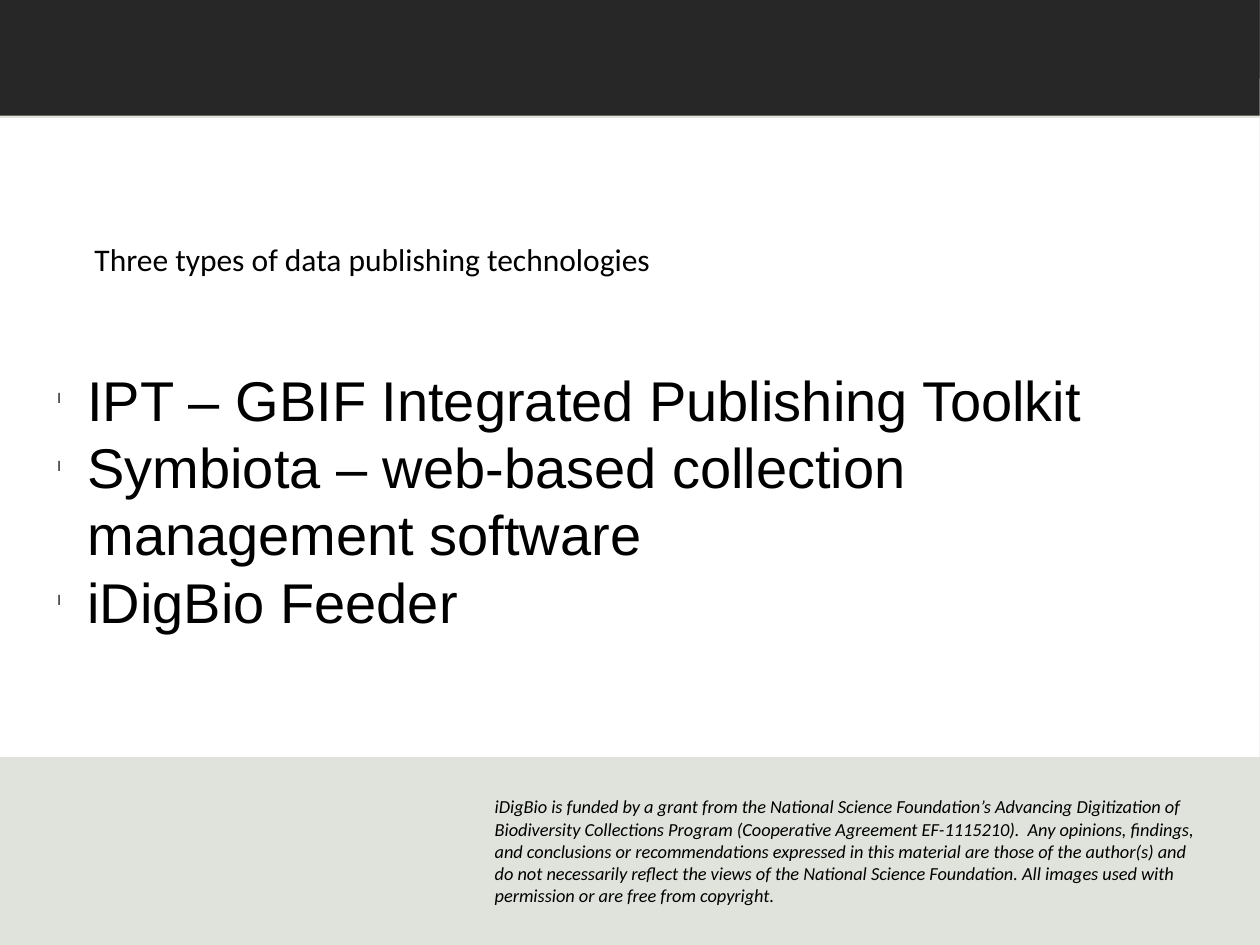
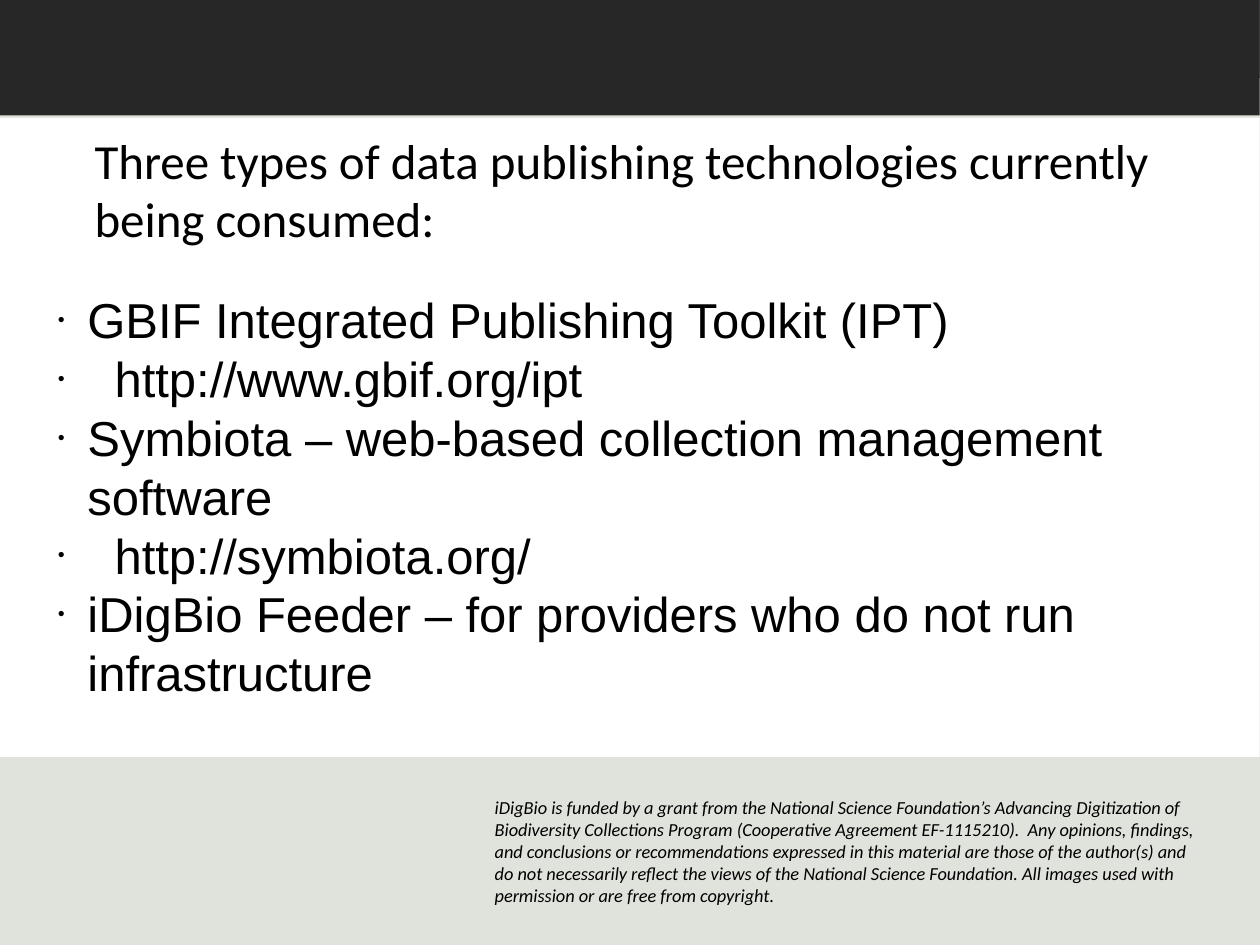
Before and after one commit to danstoner/idigbio-scratch, a slide deck: slide 7 of Dan_CYWG_2014.pptx. Drawn at 1260x945 pixels with LibreOffice and Linux fonts; fonts in the diff are those of the drawing; background and template pictures are left out. Boxes give left, top, right and bottom in pixels: in the first picture for what was removed or moved away, otherwise in the second. Text is boxed around its words. In the diff, an @@ line names an element or a change of style, - is before the commit and + after.

Commit message:
add DwC-A info, diagram image, link to TDWG. Add content to 3 types of publishing.

```diff
--- a/Dan_CYWG_2014.pptx
+++ b/Dan_CYWG_2014.pptx
@@ text at (94,145,1148,246): text changed; size 18 to 28 pt @@
-Three types of data publishing technologies
+Three types of data publishing technologies currently being consumed:
@@ text "GBIF Integrated Publishing Toolkit (IPT)": place and size @@
-text "GBIF Integrated Publishing Toolkit (IPT)" at (87,380,1081,633)
+text "GBIF Integrated Publishing Toolkit (IPT)" at (87,302,1103,692)
@@ text at (87,302,949,407): text changed; size 32 to 28 pt @@
-l IPT – GBIF Integrated Publishing Toolkit
+● GBIF Integrated Publishing Toolkit (IPT)
+● http://www.gbif.org/ipt
@@ text at (87,420,1103,516): size 32 to 28 pt in "Symbiota – web-based collection management software"; bullet l to ● @@
@@ text at (87,538,1075,692): text changed; size 32 to 28 pt @@
-l iDigBio Feeder
+● http://symbiota.org/
+● iDigBio Feeder – for providers who do not run infrastructure
```
Also in this commit, not shown: 1 other slide changed, 1 slide added, 1 slide removed, 3 other files.
